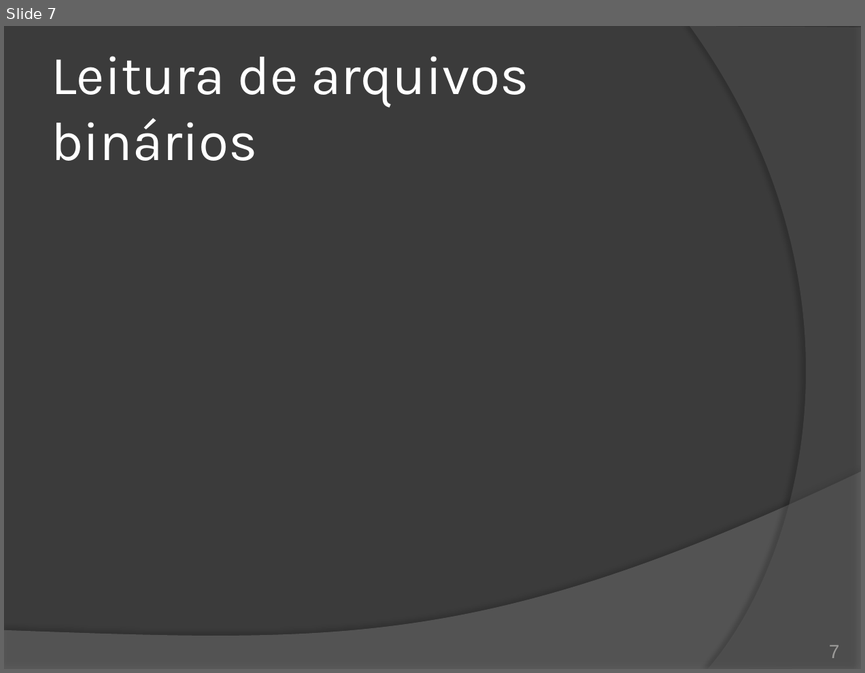
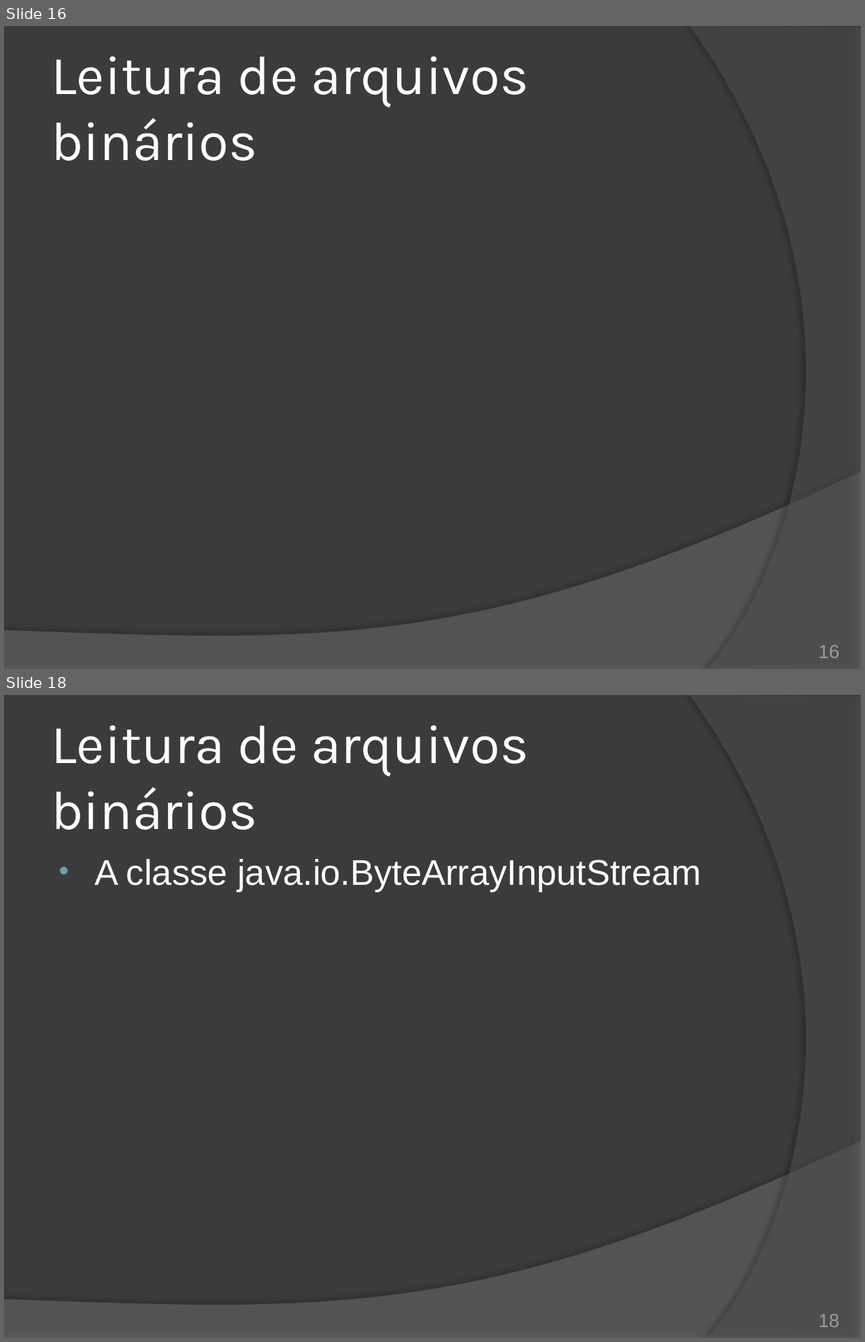
Before and after one commit to duchesqui/slzvieira-training, a slide deck: 2-Java-Programmer-Modulo-II/16.Capitulo10.pptx. Shown one above the other, each under a label of ours: slide 7 before the commit, slides 16 and 18 after it; the slides between them are not shown. The pictures are 865x673 and 865x1342 pixels, drawn with LibreOffice and Linux fonts; fonts in the diff are those of the drawing. Boxes give left, top, right and bottom in pixels: in the first picture for what was removed or moved away, otherwise in the second. Text is boxed around its words. In the diff, an @@ line names an element or a change of style, - is before the commit and + after.

Commit message:
Capítulo 10: Java I/O - Organização de tópicos.

```diff
--- a/2-Java-Programmer-Modulo-II/16.Capitulo10.pptx
+++ b/2-Java-Programmer-Modulo-II/16.Capitulo10.pptx
@@ slide 18 added at [4, 695, 861, 1338], background #3B3B3B; not listed: 2 template elements that a slide beside it also shows @@
@@ title added at [51, 725, 529, 830], 46 pt, text #FFFFFF @@
+Leitura de arquivos binários
@@ text added at [94, 859, 701, 892], 30 pt, text #FFFFFF @@
+• A classe java.io.ByteArrayInputStream
@@ page number added at [818, 1314, 839, 1327], 16 pt, text #9D9B9A @@
+18
@@ what was slide 7 is now slide 16 @@
@@ page number at [818, 645, 839, 658]: text changed @@
-7
+16
```
Also in this commit, not shown: 1 slide changed, 16 other slides added, 9 slides removed.
